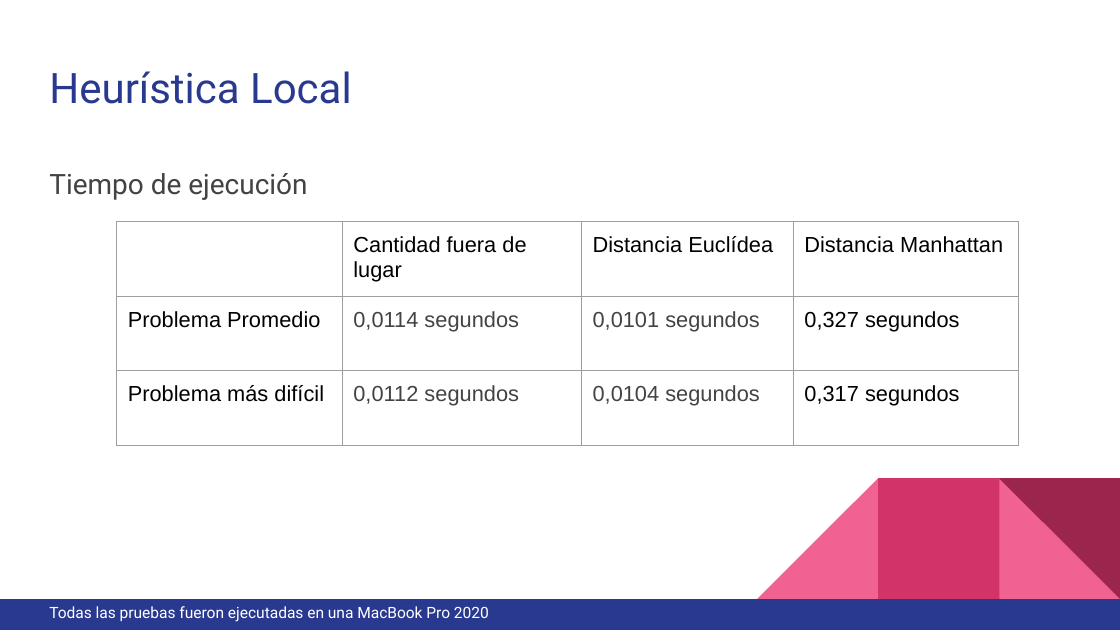
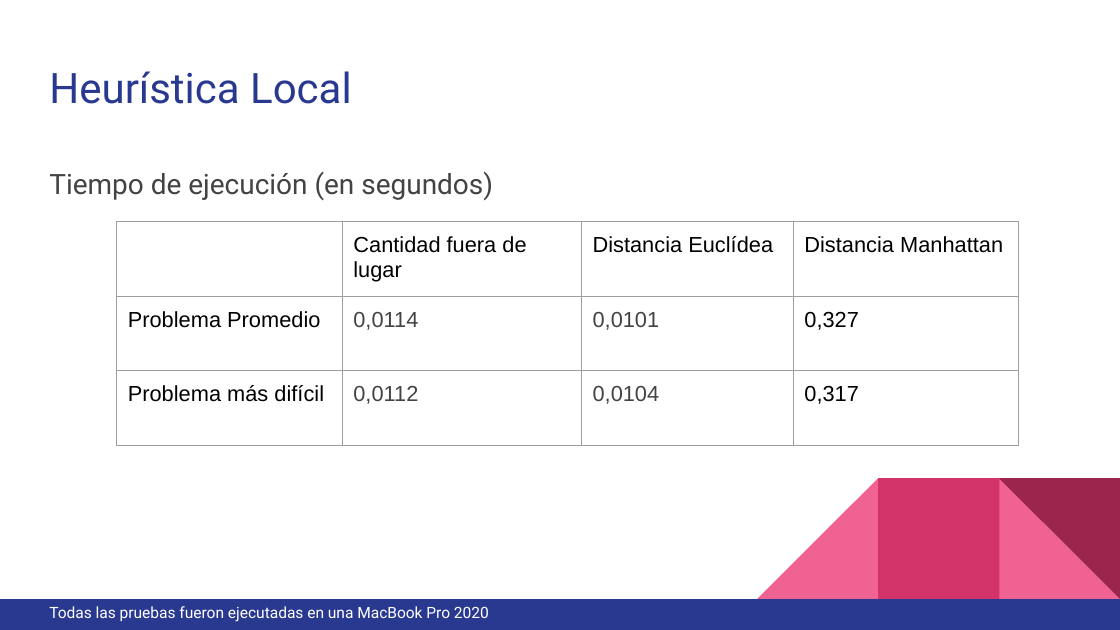
Before and after one commit to taturosati/SIA, a slide deck: slide 11 of TP1/TP1_PRESENTACIÓN.pptx. Drawn at 1120x630 pixels with LibreOffice and Linux fonts; fonts in the diff are those of the drawing. Boxes give left, top, right and bottom in pixels: in the first picture for what was removed or moved away, otherwise in the second. Text is boxed around its words. In the diff, an @@ line names an element or a change of style, - is before the commit and + after.

Commit message:
ppt

```diff
--- a/TP1/TP1_PRESENTACIÓN.pptx
+++ b/TP1/TP1_PRESENTACIÓN.pptx
@@ text at <box>49,172,493,200</box>: text changed @@
-Tiempo de ejecución
+Tiempo de ejecución (en segundos)
@@ table at <box>116,222,1018,589</box> @@
-row 2: Problema Promedio | 0,0114 segundos | 0,0101 segundos | 0,327 segundos
+row 2: Problema Promedio | 0,0114 | 0,0101 | 0,327
-row 3: Problema más difícil | 0,0112 segundos | 0,0104 segundos | 0,317 segundos
+row 3: Problema más difícil | 0,0112 | 0,0104 | 0,317
```
Also in this commit, not shown: 5 other slides changed, 4 slides added.
